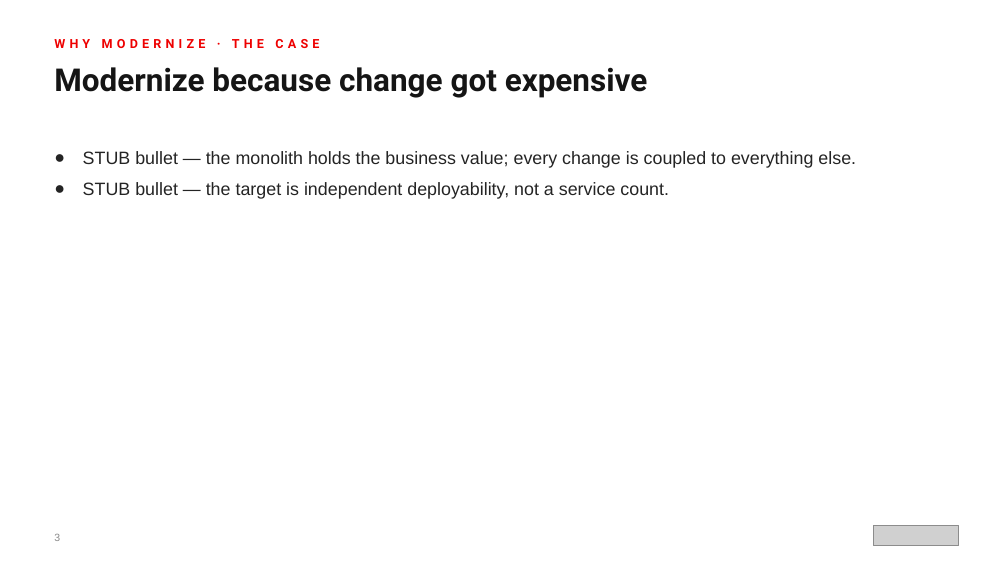
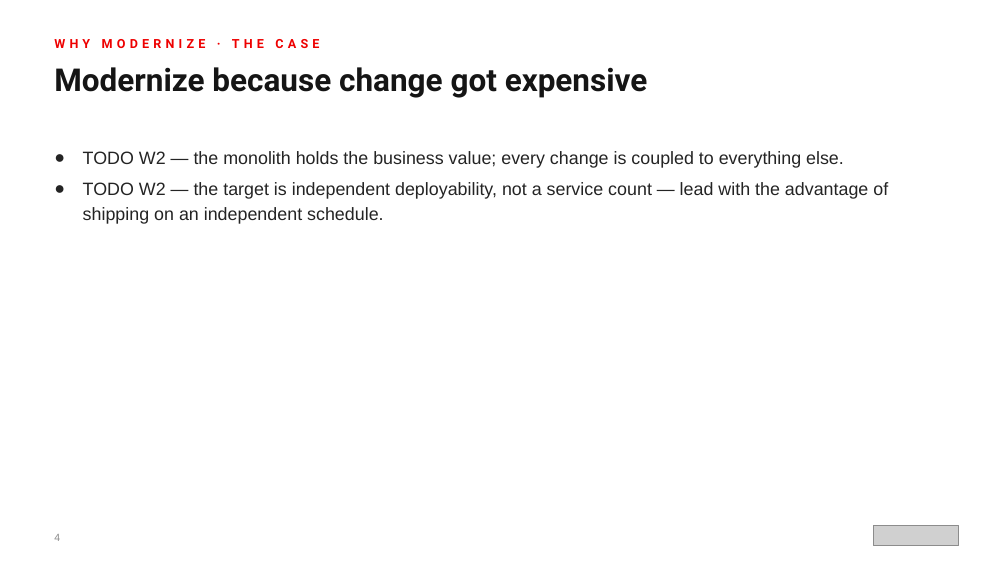
Before and after one commit to patterncatalyst/modernizing-enterprise-applications-python, a slide deck: slide 4 of presentation/modernizing-101/Modernizing_101-r1.0.pptx (slide 3 before the commit). Drawn at 1008x567 pixels with LibreOffice and Linux fonts; fonts in the diff are those of the drawing; grey boxes stand for pictures. Boxes give left, top, right and bottom in pixels: in the first picture for what was removed or moved away, otherwise in the second. Text is boxed around its words. In the diff, an @@ line names an element or a change of style, - is before the commit and + after.

```diff
--- a/presentation/modernizing-101/Modernizing_101-r1.0.pptx
+++ b/presentation/modernizing-101/Modernizing_101-r1.0.pptx
@@ text at <box>83,151,888,224</box>: text changed @@
-● STUB bullet — the monolith holds the business value; every change is coupled to everything else.
-● STUB bullet — the target is independent deployability, not a service count.
+● TODO W2 — the monolith holds the business value; every change is coupled to everything else.
+● TODO W2 — the target is independent deployability, not a service count — lead with the advantage of shipping on an independent schedule.
@@ text at <box>54,534,60,541</box>: text changed @@
-3
+4
```
Also in this commit, not shown: 20 slides added, 5 other files.
